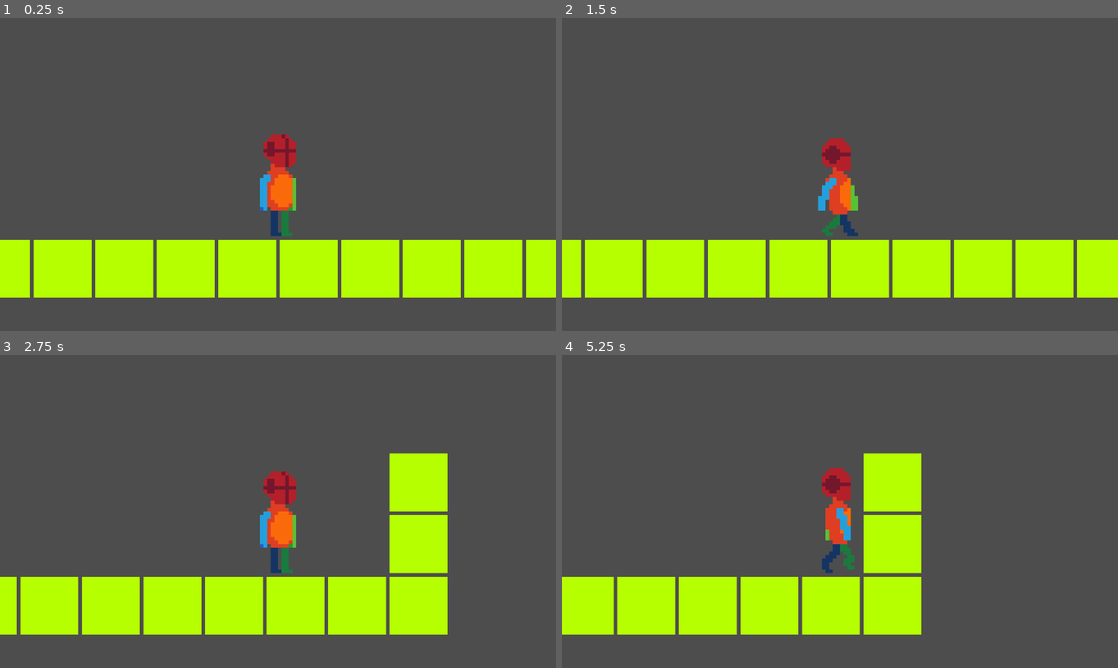
Above: before the commit, frames 1-4 (two rows, left to right).
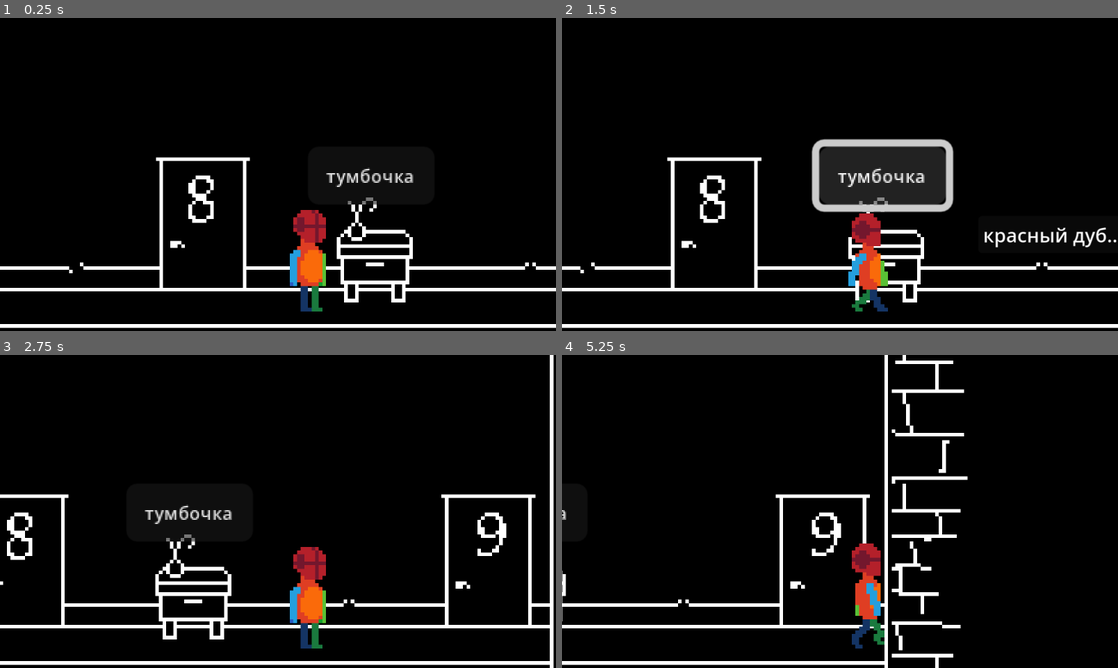
Above: after the commit, the same moments.

Repository: went-git/IP
Game: Godot game, scene res://world.tscn
Same seed, same stepped clock (60 frames per second), same inputs: the game is played once before the commit and once after it.
Inputs (mouse positions are in pixels of both pictures, inside the frame that each line leads up to):
- Up to frame 1 (0.25 s): no input
- Up to frame 2 (1.5 s): click (934, 174) at 0.5 s, where only the run after the commit has a clickable "тумбочка"; tap Enter at 1.25 s; hold D from 1.28 s (still down)
- Up to frame 3 (2.75 s): release D at 2 s; click (444, 652) at 2.02 s
- Up to frame 4 (5.25 s): tap Space at 2.75 s; hold D 2.78-3.53 s; hold A 3.53-4.28 s; hold D from 4.28 s (still down)

The runs differ from the first frame. In frame 1, 100% of the frame differs, in the area x 0-100%, y 0-100%; in frame 2, 100%; in frame 3, 100%; in frame 4, 100%.

Commit message:
final  prototype

Diff:
--- /dev/null
+++ b/test/b1.tscn
@@ -0,0 +1,11 @@
+[gd_scene load_steps=2 format=3 uid="uid://n8for2chblxw"]
+
+[ext_resource type="Script" uid="uid://3d0m7rwvcb8k" path="res://b_1.gd" id="1_eptv1"]
+
+[node name="Button" type="Button"]
+texture_filter = 1
+offset_top = -13.0
+offset_right = 86.0
+offset_bottom = 18.0
+text = "тумбочка"
+script = ExtResource("1_eptv1")
--- /dev/null
+++ b/test/b_1.gd
@@ -0,0 +1,6 @@
+extends Button
+
+func _ready() -> void:
+	# ПРОСТО устанавливаем размер шрифта
+	add_theme_font_size_override("font_size", 5)
+	size = Vector2(35, 13)
--- a/test/player.gd
+++ b/test/player.gd
@@ -1,6 +1,6 @@
 extends CharacterBody2D
 
-@export var speed: float = 100.0
+@export var speed: float = 70.0
 @export var gravity: float = 980.0
 @onready var _animation_player = $AnimationPlayer
 
@@ -35,3 +35,8 @@
 		$Sprite2D.flip_h = true
 	else:
 		_animation_player.play("Idle")
+
+
+
+func _on_button_pressed() -> void:
+	pass # Replace with function body.
--- a/test/world.gd
+++ b/test/world.gd
@@ -1 +1,45 @@
 extends Node
+var popup_scene = preload("res://button1.tscn")
+func _ready() -> void:
+	# Автоматически находим кнопку (если она есть на сцене)
+	move_child($TestRoom, 0)
+	var button = $Button
+	if button:
+		button.pressed.connect(_on_button_pressed)
+
+
+func _on_button_pressed() -> void:
+	# Создаем экземпляр из загруженной сцены
+	var popup_instance = popup_scene.instantiate()
+
+	# Добавляем на текущую сцену
+	add_child(popup_instance)
+
+	# Ждем инициализации
+	await get_tree().process_frame
+
+	# Теперь можно позиционировать и показывать
+	var button_pos = $Button.global_position
+	var button_size = $Button.size
+	var pos_x = (button_pos.x + button_size.x / 2) - popup_instance.size.x / 2 + 390
+	var pos_y = (button_pos.y + button_size.y / 2) - popup_instance.size.y / 2 +200
+
+	popup_instance.position = Vector2(pos_x, pos_y)
+"""
+func _on_button_pressed() -> void:
+
+	var popup_instance = popup_scene.instantiate()
+	add_child(popup_instance)
+
+	await get_tree().process_frame
+
+	popup_instance.size = Vector2(100, 30)
+
+	# Получаем глобальный прямоугольник кнопки
+	var button_rect = $Button.get_global_rect()
+
+	# Используем позицию из глобального прямоугольника
+	popup_instance.position = button_rect.position
+
+	popup_instance.show()
+"""
--- a/test/world.tscn
+++ b/test/world.tscn
@@ -1,9 +1,11 @@
-[gd_scene load_steps=12 format=3 uid="uid://kw8ovq1qk74x"]
+[gd_scene load_steps=14 format=3 uid="uid://kw8ovq1qk74x"]
 
 [ext_resource type="Script" uid="uid://cewst88tqwu66" path="res://world.gd" id="1_aqk2v"]
 [ext_resource type="Texture2D" uid="uid://b4wwavuhtpk1d" path="res://tile.png" id="2_fj7yv"]
 [ext_resource type="Script" uid="uid://b2ndwxn33sdx1" path="res://player.gd" id="3_036b0"]
 [ext_resource type="Texture2D" uid="uid://c2tn6h8251xc" path="res://(new)Walk_cycle_project.png" id="4_aqk2v"]
+[ext_resource type="Texture2D" uid="uid://bqoo232hvxxux" path="res://test_room.png" id="5_036b0"]
+[ext_resource type="PackedScene" uid="uid://n8for2chblxw" path="res://b1.tscn" id="6_dwbse"]
 
 [sub_resource type="TileSetAtlasSource" id="TileSetAtlasSource_tlwt5"]
 texture = ExtResource("2_fj7yv")
@@ -76,13 +78,19 @@
 [node name="World" type="Node"]
 script = ExtResource("1_aqk2v")
 
+[node name="TestRoom" type="Sprite2D" parent="."]
+texture_filter = 1
+position = Vector2(-11, -24)
+texture = ExtResource("5_036b0")
+
 [node name="TileMapLayer" type="TileMapLayer" parent="."]
 
 [node name="TileMap" type="TileMap" parent="TileMapLayer"]
 physics_interpolation_mode = 2
+visible = false
 tile_set = SubResource("TileSet_f3sb7")
 format = 2
-layer_0/tile_data = PackedInt32Array(131068, 0, 0, 131069, 0 …(126 unchanged characters)… 65541, 0, 0, 65542, 0, 0, 131065, 0, 0, 6, 0, 0, -65530, 0, 0, 131064, 0, 0, 131063, 0, 0, 131062, 0, 0, 131061, 0, 0)
+layer_0/tile_data = PackedInt32Array(131068, 0, 0, 131069, 0 …(126 unchanged characters)… 65541, 0, 0, 65542, 0, 0, 131065, 0, 0, 131064, 0, 0, 131063, 0, 0, 131062, 0, 0, 131061, 0, 0, 65525, 0, 0, -11, 0, 0, 65527, 0, 0, -9, 0, 0, 65543, 0, 0, 7, 0, 0, -65529, 0, 0)
 
 [node name="CharacterBody2D" type="CharacterBody2D" parent="."]
 script = ExtResource("3_036b0")
@@ -92,6 +100,12 @@
 position = Vector2(0, 3)
 texture = ExtResource("4_aqk2v")
 hframes = 9
+
+[node name="Camera2D" type="Camera2D" parent="CharacterBody2D/Sprite2D"]
+position = Vector2(-8.265, -23.8)
+rotation = 3.1415927
+scale = Vector2(5.185, 5.185)
+zoom = Vector2(3, 3)
 
 [node name="CollisionShape2D" type="CollisionShape2D" parent="CharacterBody2D"]
 position = Vector2(0, 3)
@@ -103,5 +117,13 @@
 }
 autoplay = "Idle"
 
-[node name="Camera2D" type="Camera2D" parent="CharacterBody2D"]
-zoom = Vector2(3, 3)
+[node name="Button" parent="." instance=ExtResource("6_dwbse")]
+offset_top = -29.0
+offset_bottom = 2.0
+
+[node name="TextureButton" type="TextureButton" parent="Button"]
+layout_mode = 0
+offset_left = 68.0
+offset_top = 27.0
+offset_right = 108.0
+offset_bottom = 67.0
Not shown, added: test/b_1.gd.uid
Binary file changed: test/test_room.png
